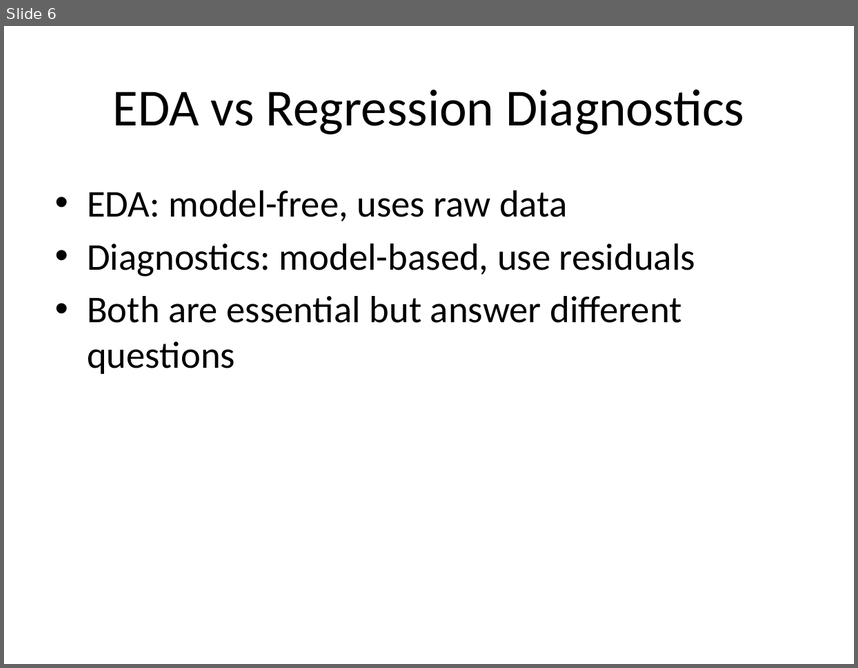
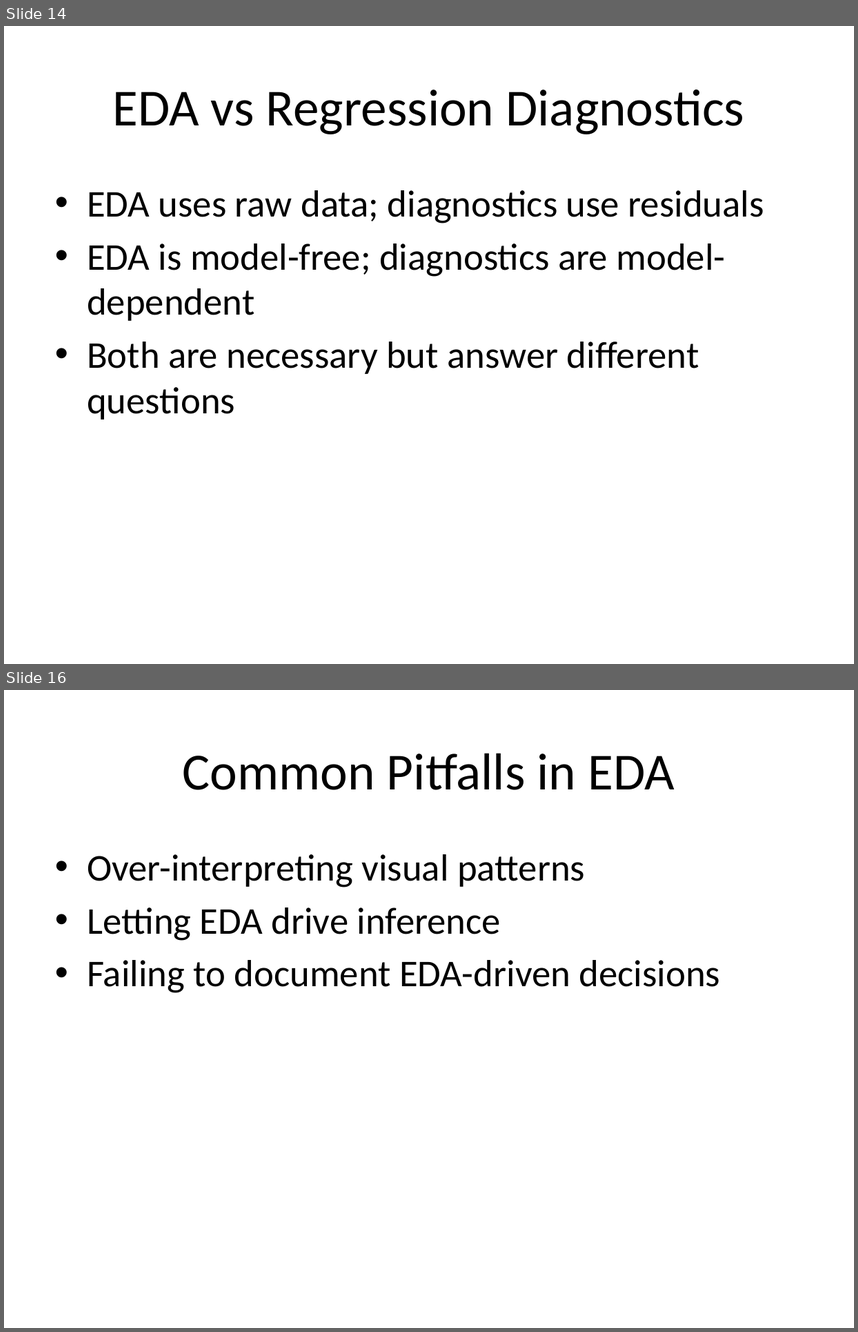
Before and after one commit to dustinpluta/STAT7630_Spring2026, a slide deck: Course_Notes/EDA_in_Regression.pptx. Shown one above the other, each under a label of ours: slide 6 before the commit, slides 14 and 16 after it; the slides between them are not shown. The pictures are 858x668 and 858x1332 pixels, drawn with LibreOffice and Linux fonts; fonts in the diff are those of the drawing. Boxes give left, top, right and bottom in pixels: in the first picture for what was removed or moved away, otherwise in the second. Text is boxed around its words. In the diff, an @@ line names an element or a change of style, - is before the commit and + after.

```diff
--- a/Course_Notes/EDA_in_Regression.pptx
+++ b/Course_Notes/EDA_in_Regression.pptx
@@ slide 16 added at (x1=4, y1=690, x2=854, y2=1328), background #FFFFFF @@
@@ title added at (x1=183, y1=753, x2=674, y2=790), 44 pt, text #000000 @@
+Common Pitfalls in EDA
@@ text added at (x1=87, y1=854, x2=721, y2=993), 32 pt, text #000000 @@
+• Over-interpreting visual patterns
+• Letting EDA drive inference
+• Failing to document EDA-driven decisions
@@ what was slide 6 is now slide 14 @@
@@ slide 14 changed as well @@
@@ text at (x1=87, y1=190, x2=764, y2=419): text changed @@
-• EDA: model-free, uses raw data
-• Diagnostics: model-based, use residuals
-• Both are essential but answer different questions
+• EDA uses raw data; diagnostics use residuals
+• EDA is model-free; diagnostics are model-dependent
+• Both are necessary but answer different questions
```
Also in this commit, not shown: 6 other slides changed, 9 other slides added.
